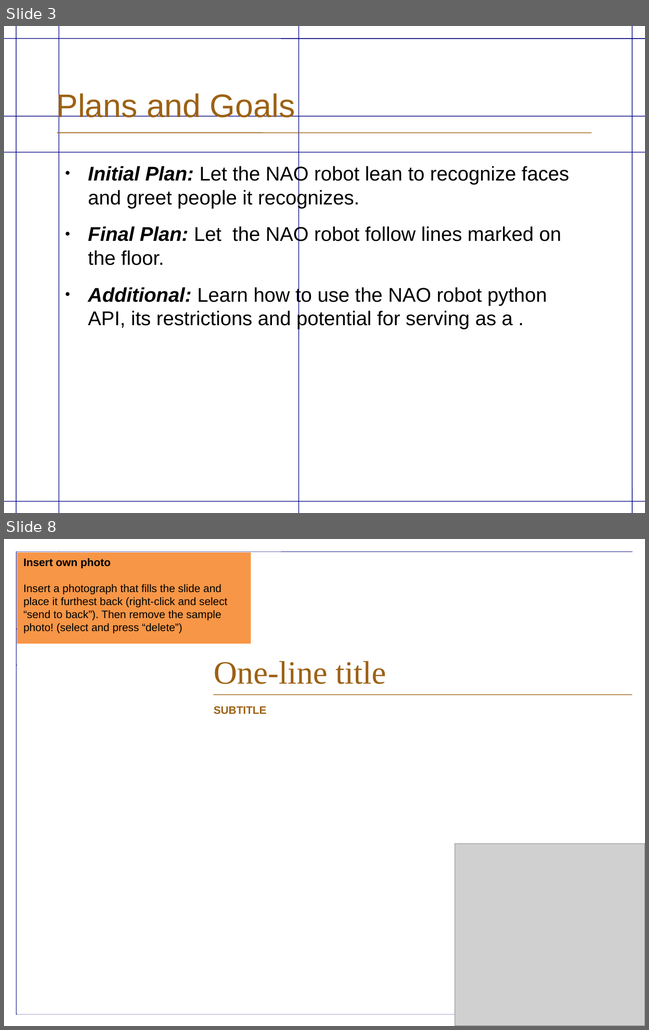
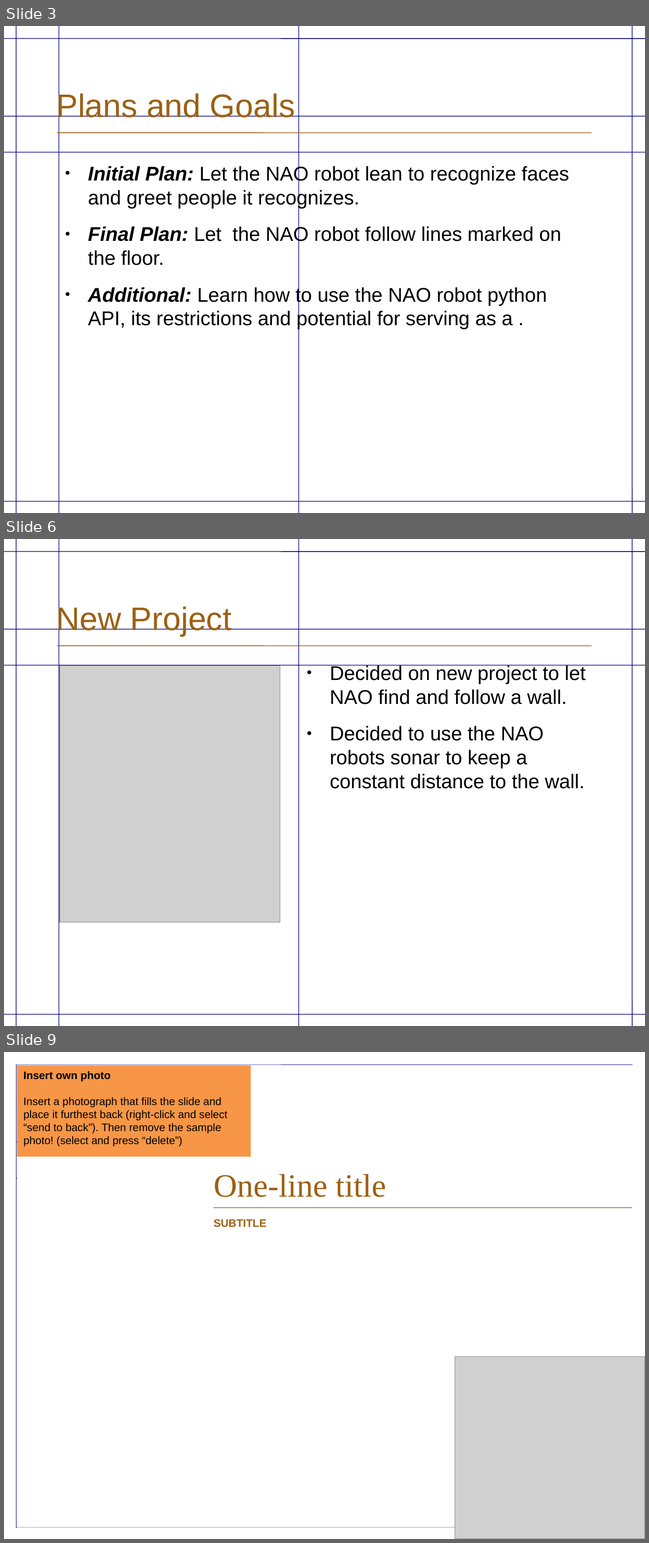
Before and after one commit to TabTabTab/NaoPresentation, a slide deck: NAOPresentation.odp. Shown one above the other, each under a label of ours: slides 3 and 8 before the commit, slides 3, 6 and 9 after it; the slides between them are not shown. The pictures are 649x1030 and 649x1543 pixels, drawn with LibreOffice and Linux fonts; fonts in the diff are those of the drawing; grey boxes stand for pictures; background and template pictures are left out. Boxes give left, top, right and bottom in pixels: in the first picture for what was removed or moved away, otherwise in the second. Text is boxed around its words. In the diff, an @@ line names an element or a change of style, - is before the commit and + after.

```diff
--- a/NAOPresentation.odp
+++ b/NAOPresentation.odp
@@ slide 6 added at (x1=4, y1=539, x2=645, y2=1026), background #FFFFFF; not listed: 9 template elements that a slide beside it also shows @@
@@ title added at (x1=56, y1=605, x2=232, y2=636), 36 pt, text #9C6114 @@
+New Project
@@ picture added at (x1=59, y1=666, x2=280, y2=922) @@
@@ text added at (x1=330, y1=665, x2=585, y2=789), 22 pt, text #000000 @@
+● Decided on new project to let NAO find and follow a wall.
+● Decided to use the NAO robots sonar to keep a constant distance to the wall.
@@ what was slide 8 is now slide 9 @@
```
Also in this commit, not shown: 2 slides changed, 1 other slide added, 1 slide removed, 1 other file.
